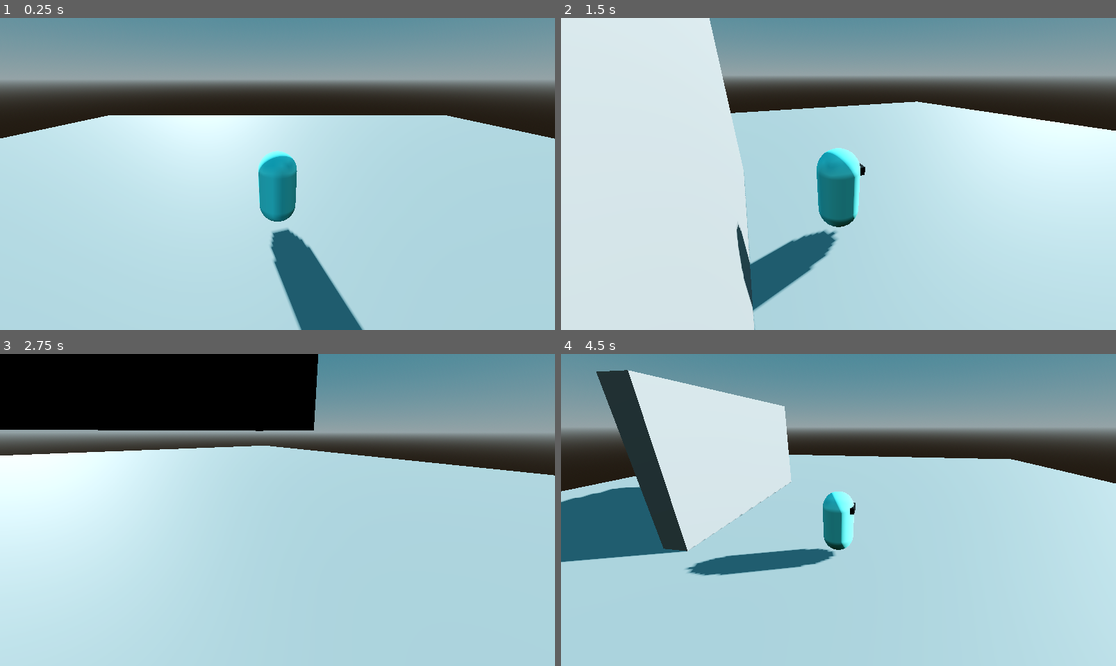
Above: before the commit, frames 1-4 (two rows, left to right).
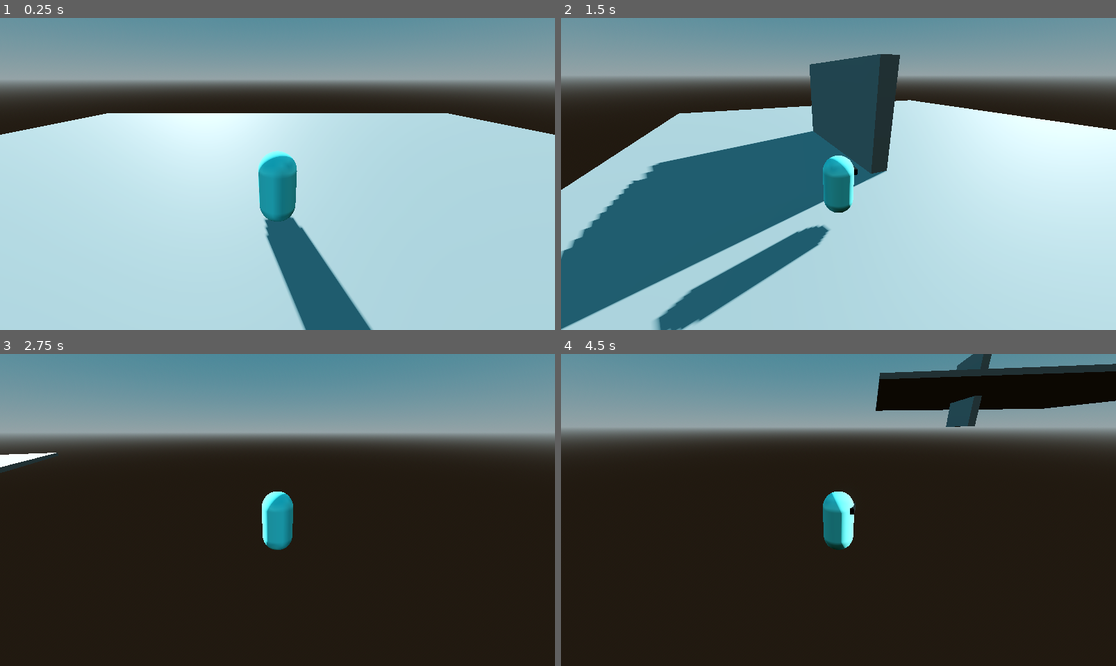
Above: after the commit, the same moments.

Repository: NISCHAY17/ZELDA-attempt
Game: Godot game, scene res://scenes/level.tscn
Same seed, same stepped clock (60 frames per second), same inputs: the game is played once before the commit and once after it.
Inputs (mouse positions are in pixels of both pictures, inside the frame that each line leads up to):
- Up to frame 1 (0.25 s): no input
- Up to frame 2 (1.5 s): tap Enter at 0.5 s; move the mouse to (960, 158) at 0.52 s; hold D (right) 0.53-1.28 s; hold Ctrl (run) 0.53-1.28 s; tap Space (jump) at 0.77, 0.8, 1.07, 1.35 s; move the mouse to (727, 189) at 1.27 s; hold Down (backward) from 1.28 s (still down)
- Up to frame 3 (2.75 s): tap Space (jump) at 1.52, 1.82, 2.3 s; tap Ctrl (run) at 1.55 s; move the mouse to (333, 441) at 2.02 s; release Down (backward) at 2.03 s; hold D (right) from 2.03 s (still down); hold Ctrl (run) from 2.03 s (still down)
- Up to frame 4 (4.5 s): move the mouse to (810, 572) at 2.77 s; release D (right) at 2.78 s; release Ctrl (run) at 2.78 s; hold W (forward) 2.78-3.53 s; tap Alt at 2.85 s; tap Space (jump) at 3.02, 3.32, 3.77, 3.8, 4.07 s; tap Ctrl (run) at 3.05, 4.35 s; move the mouse to (1005, 556) at 3.52 s; hold A (left) from 3.53 s (still down); tap Shift at 3.6 s; move the mouse to (672, 463) at 4.27 s

The runs differ from the first frame. In frame 1, 1.9% of the frame differs, in the area x 0-100%, y 30-100%; in frame 2, 43%; in frame 3, 81%, in the area x 0-100%, y 0-100%; in frame 4, 77%.

Commit message:
move work

Diff:
--- a/zelda-attempt/ENTITIES/player/player.gd
+++ b/zelda-attempt/ENTITIES/player/player.gd
@@ -6,19 +6,24 @@
 @export var jump_time_to_peak : float = 0.4
 @export var jump_time_to_descent : float = 0.3
 
-@onready var jump_velocity : float = ((2.0 * jump_height) / jump_time_to_peak ) * -1.0
-@onready var jump_gravity : float = ((-2.0 * jump_height) / (jump_time_to_peak * jump_time_to_peak)   )
-@onready var fall_gravity : float = ((-2.0 * jump_height) / (jump_time_to_descent * jump_time_to_descent )   )
+@onready var jump_velocity : float = ((2.0 * jump_height) / jump_time_to_peak) * -1.0
+@onready var jump_gravity : float = ((-2.0 * jump_height) / (jump_time_to_peak * jump_time_to_peak)) * -1.0
+@onready var fall_gravity : float = ((-2.0 * jump_height) / (jump_time_to_descent * jump_time_to_descent)) * -1.0
 
 @export var base_speed := 4.0
+@export var run_speed := 2005.0
 @onready var camera_3d: Node3D = $"CAMERA CONTROLLER"
 
 var movement_input := Vector2.ZERO
 
+
+
 func jump_logic(delta) -> void:
-	if Input.is_action_just_pressed("jump"):
-		velocity.y = -jump_velocity
-	var gravity = jump_gravity if  velocity .y > 0 else fall_gravity
+	if is_on_floor():
+		if Input.is_action_just_pressed("jump"):
+			velocity.y = -jump_velocity
+
+	var gravity = jump_gravity if velocity.y > 0 else fall_gravity
 	velocity.y -= gravity * delta
 
 
@@ -26,5 +31,35 @@
 func _physics_process(delta: float) -> void:
 	movement_input = Input.get_vector("left","right","forward","backward").rotated(-camera_3d.global_rotation.y)
 	velocity = Vector3(movement_input.x,0,movement_input.y) * base_speed
+	move_logic(delta)
+	jump_logic(delta)
 	move_and_slide()
-	jump_logic(delta)
+
+
+
+
+
+func move_logic(delta) -> void:
+	movement_input = Input.get_vector("left","right","forward","backward").rotated(-camera_3d.global_rotation.y)
+	var vel_2d = Vector2(velocity.x, velocity.z)
+	print("move_logic running")
+
+
+
+	var is_running: bool = Input.is_action_pressed("run")
+	print(is_running)
+
+
+	if movement_input != Vector2.ZERO:
+		var speed = run_speed if is_running else base_speed
+		print(speed)
+		vel_2d += movement_input * speed * delta
+		vel_2d = vel_2d.limit_length(speed)
+		velocity.x = vel_2d.x
+		velocity.z = vel_2d.y
+
+	else:
+		vel_2d = vel_2d.move_toward(Vector2.ZERO, base_speed * 4 * delta)
+
+	velocity.x = vel_2d.x
+	velocity.z = vel_2d.y
--- a/zelda-attempt/scenes/level.tscn
+++ b/zelda-attempt/scenes/level.tscn
@@ -40,6 +40,9 @@
 
 [node name="Player" parent="Player" unique_id=1080306268 instance=ExtResource("1_2q6dc")]
 transform = Transform3D(1, 0, 0, 0, 1, 0, 0, 0, 1, 0.014201164, 0, 0.022721767)
+jump_height = 67.0
+jump_time_to_peak = 0.6
+jump_time_to_descent = 0.7
 
 [node name="envrionment" type="Node3D" parent="." unique_id=624035515]
 
Not shown, changed: zelda-attempt/premade/jump_template.txt
Not shown, added: .gitignore
